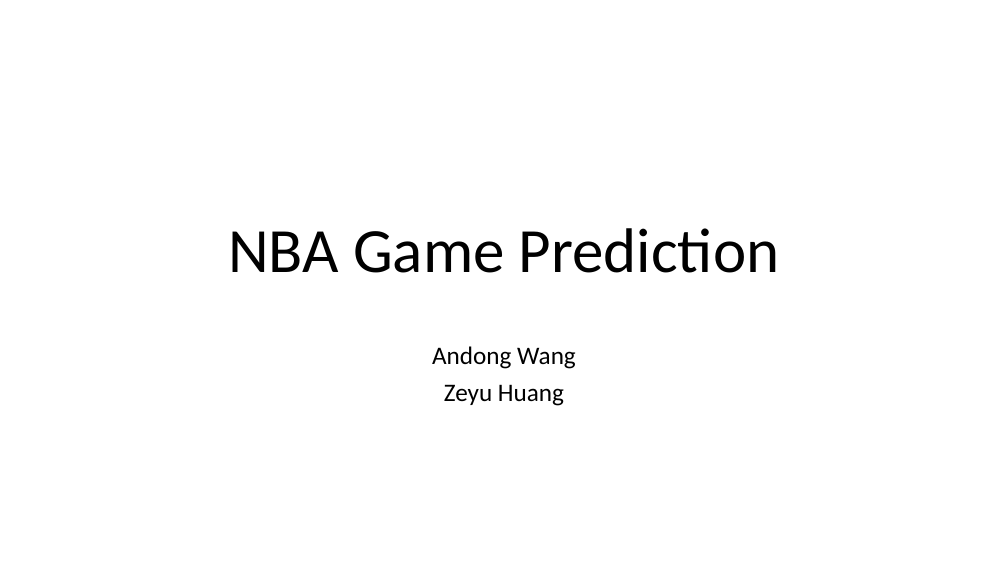
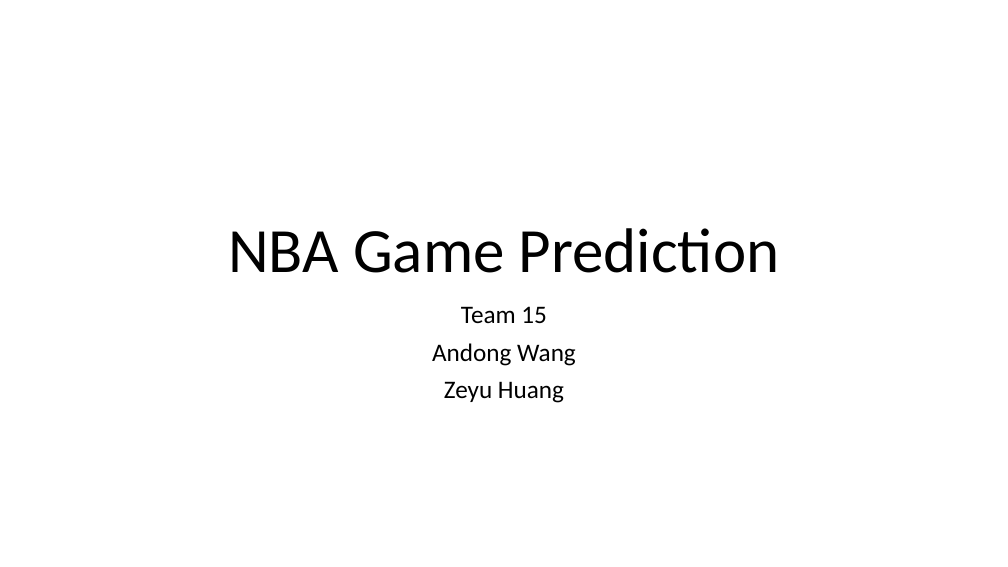
Before and after one commit to AndongWang/Upload, a slide deck: slide 1 of planning.pptx. Drawn at 1008x567 pixels with LibreOffice and Linux fonts; fonts in the diff are those of the drawing. Boxes give left, top, right and bottom in pixels: in the first picture for what was removed or moved away, otherwise in the second. Text is boxed around its words. In the diff, an @@ line names an element or a change of style, - is before the commit and + after.

```diff
--- a/planning.pptx
+++ b/planning.pptx
@@ subtitle at [461,306,547,323]: paragraph added @@
+Team 15
```
